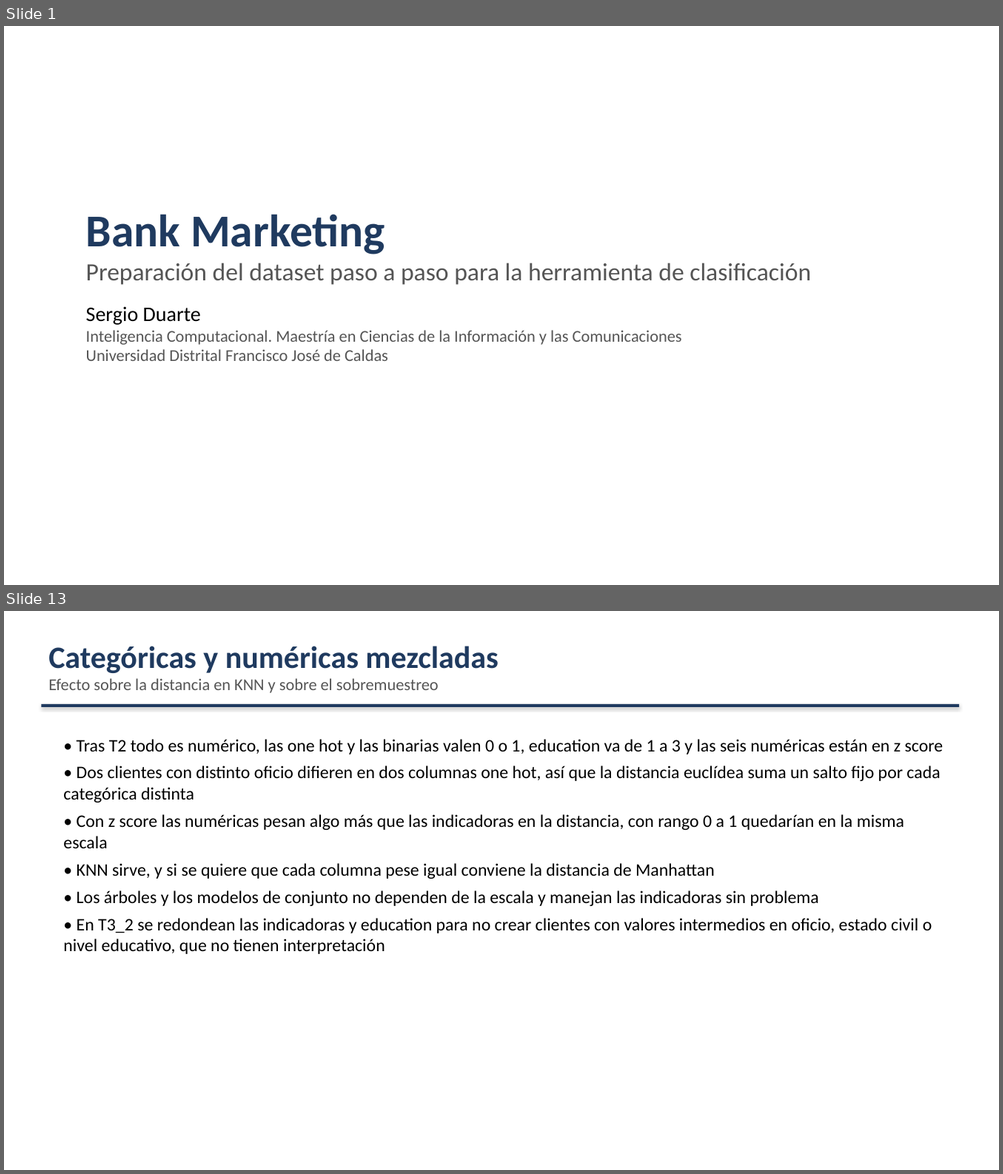
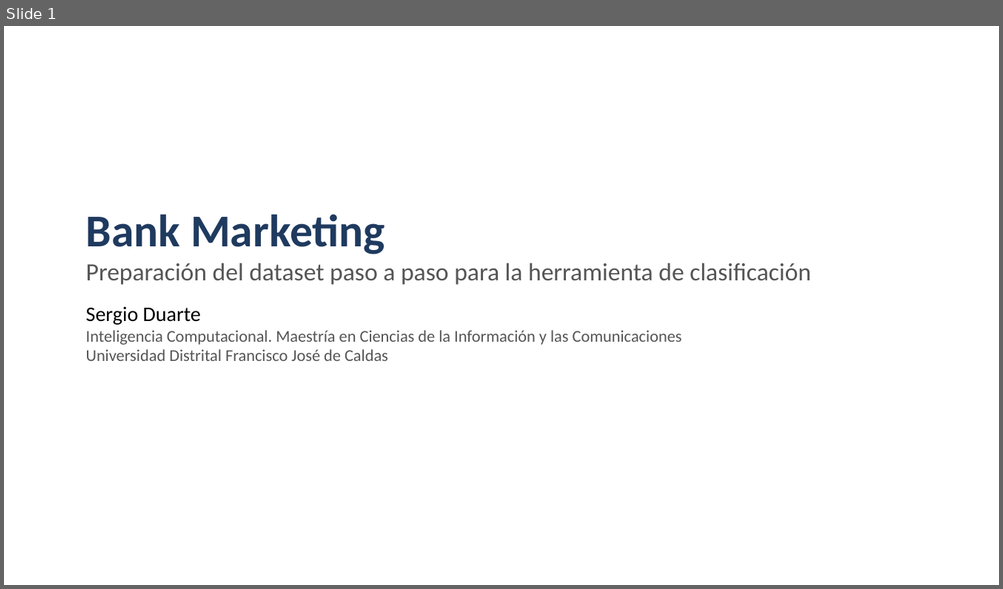
Before and after one commit to Checho019/maestria-inteligencia-computacional, a slide deck: Exposicion Bank/exposicion_bank.pptx. Shown one above the other, each under a label of ours: slides 1 and 13 before the commit, slide 1 after it; the slides between them are not shown. The pictures are 1003x1174 and 1003x589 pixels, drawn with LibreOffice and Linux fonts; fonts in the diff are those of the drawing. Boxes give left, top, right and bottom in pixels: in the first picture for what was removed or moved away, otherwise in the second. Text is boxed around its words. In the diff, an @@ line names an element or a change of style, - is before the commit and + after.

```diff
--- a/Exposicion Bank/exposicion_bank.pptx
+++ b/Exposicion Bank/exposicion_bank.pptx
@@ slide 13 removed at (4,611,999,1170), background #FFFFFF @@
@@ text removed at (48,646,498,693) @@
-Categóricas y numéricas mezcladas
-Efecto sobre la distancia en KNN y sobre el sobremuestreo
@@ rectangle removed at (41,704,959,707) @@
@@ text removed at (63,739,943,954) @@
-• Tras T2 todo es numérico, las one hot y las binarias valen 0 o 1, education va de 1 a 3 y las seis numéricas están en z score
-• Dos clientes con distinto oficio difieren en dos columnas one hot, así que la distancia euclídea suma un salto fijo por cada categórica distinta
-• Con z score las numéricas pesan algo más que las indicadoras en la distancia, con rango 0 a 1 quedarían en la misma escala
-• KNN sirve, y si se quiere que cada columna pese igual conviene la distancia de Manhattan
-• Los árboles y los modelos de conjunto no dependen de la escala y manejan las indicadoras sin problema
-• En T3_2 se redondean las indicadoras y education para no crear clientes con valores intermedios en oficio, estado civil o nivel educativo, que no tienen interpretación
```
Also in this commit, not shown: 8 slides changed, 1 slide added, 5 other slides removed, 3 other files.
